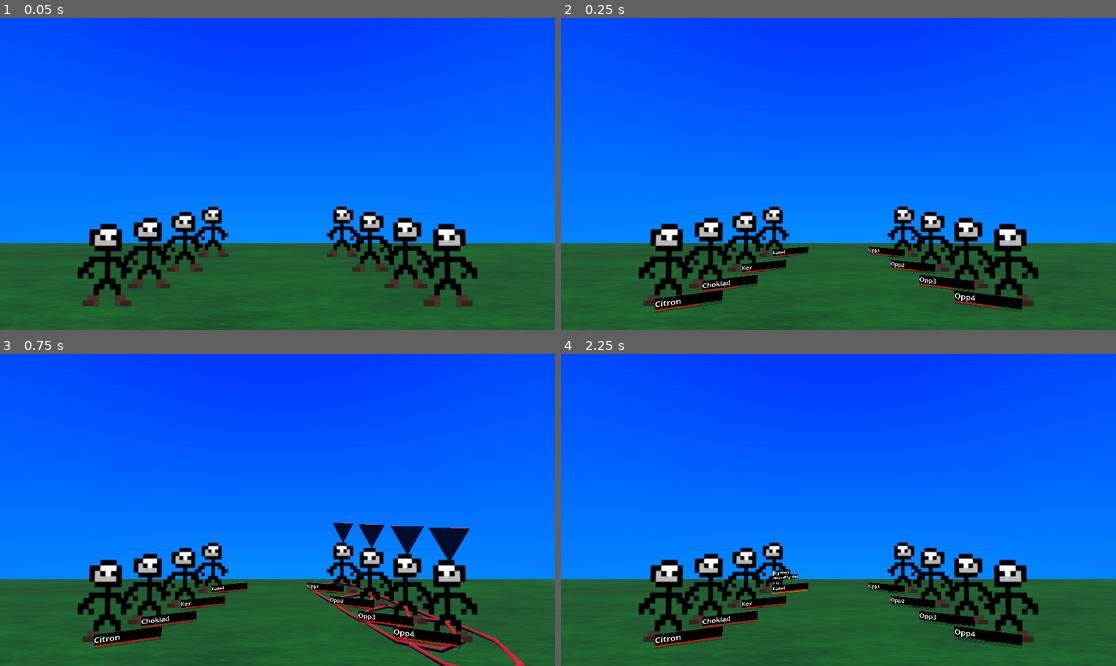
Above: before the commit, frames 1-4 (two rows, left to right).
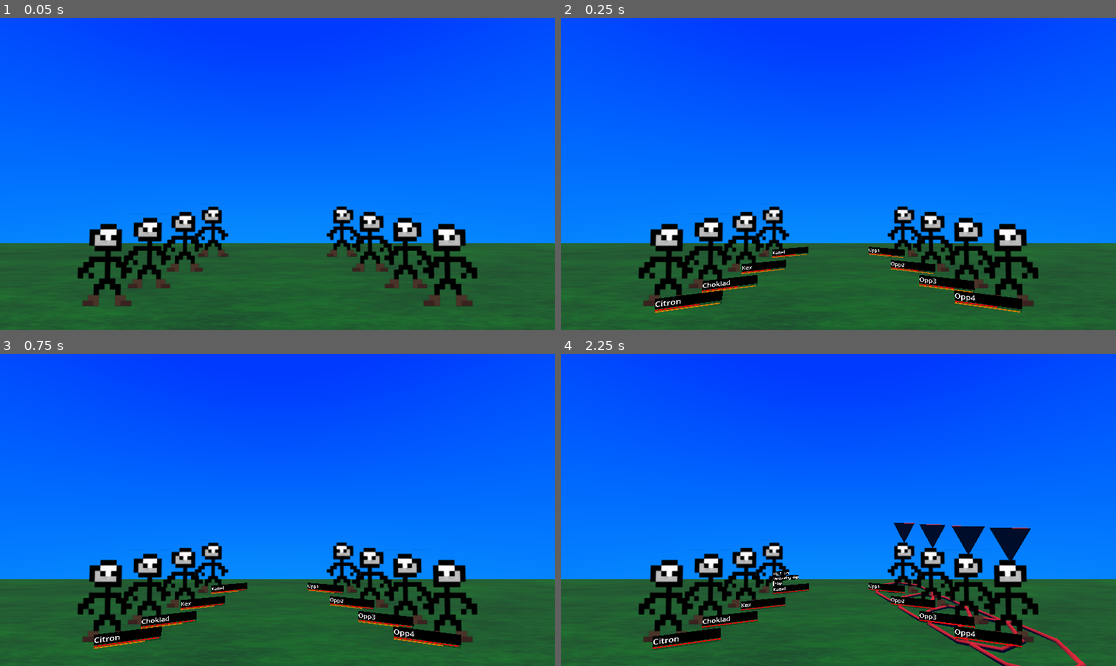
Above: after the commit, the same moments.

Repository: izzyn/MultiplayerCombatDemo
Game: Godot game, scene res://main.tscn
The game is run twice, just before and just after one commit, with the same random seed, the same clock (stepped at 60 frames per second) and the same inputs.
Inputs:
- Up to frame 1 (0.05 s): no input
- Up to frame 2 (0.25 s): no input
- Up to frame 3 (0.75 s): tap Enter (Confirm) at 0.5 s; hold Down (NavigateUp) from 0.53 s (still down); hold Enter (Confirm) from 0.53 s (still down)
- Up to frame 4 (2.25 s): release Down (NavigateUp) at 1.28 s; release Enter (Confirm) at 1.28 s; hold Up (NavigateDown) 1.28-2.03 s; tap Enter (Confirm) at 1.35 s; hold Down (NavigateUp) from 2.03 s (still down); hold Enter (Confirm) from 2.03 s (still down)

Frame 1 is identical in both runs. In frame 2, 0.2% of the frame differs, in the area x 16-83%, y 64-95%; in frame 3, 2.2%; in frame 4, 2.8%, in the area x 16-95%, y 54-100%.

Commit message:
Enemy basic AI is implemented :)

Diff:
--- a/AttackData.gd
+++ b/AttackData.gd
@@ -27,9 +27,15 @@
 var cooldown : float = 5
 
 @export
-var targets : int = 1
+var target_amount : int = 1
 
 @export
-var target : Filter
+var target_filter : Filter
 @export
 var effects : Array[Effect]
+
+func use_attack(user : CharacterData, targets : Array[CharacterData]):
+	for target in targets:
+		for effect in effects:
+			effect.enact(target)
+	pass
--- a/Camera.gd
+++ b/Camera.gd
@@ -5,11 +5,11 @@
 @onready
 var base_position = global_position
 func _process(delta: float) -> void:
-	#if target:
-	#	var target_vector = base_position.direction_to(target.global_position)
+	#if target_filter:
+	#	var target_vector = base_position.direction_to(target_filter.global_position)
 	#	var target_basis= Basis.looking_at(target_vector)
-	#	print(base_position.distance_to(target.global_position))
-	#	fov = lerpf(fov, (3*base_position.distance_to(target.global_position) - 30), delta)
+	#	print(base_position.distance_to(target_filter.global_position))
+	#	fov = lerpf(fov, (3*base_position.distance_to(target_filter.global_position) - 30), delta)
 	#	basis = basis.slerp(target_basis, 0.5)
 	#	position = base_position
 
--- a/CharacterData.gd
+++ b/CharacterData.gd
@@ -19,16 +19,19 @@
 var normal_attack : Stat
 
 @export
-var special_attack : Stat
+var magic_attack : Stat
 
 @export
 var normal_defence : Stat
 
 @export
-var special_defence : Stat
+var magic_defence : Stat
 
 @export
 var speed : Stat
+
+@export
+var targetability_factor : float = 1
 
 @export_group("AI Stats")
 enum Playstyle {Buff, Debuff, Attack}
--- a/CharacterSprite.gd
+++ b/CharacterSprite.gd
@@ -20,16 +20,17 @@
 var shake_fade_time : float = 5
 var oldhp = -1
 
-var last_max_cooldown : float
+var last_max_cooldown : float = 2
 
-var cooldown : float
-
+var cooldown : float = 2
+var rng = RandomNumberGenerator.new()
 # INTENT
-var intent_attack : int = 0
-var intent_targets : Array[CharacterSprite] = []
+var intent_attack : AttackData
+var intent_targets : Array[CharacterData] = []
 
 func _get_intent():
 	var highest_weight = -1
+	var picked_attack : AttackData
 	for i in character.attacks:
 		var type_mult = 1
 		if character.playstyle == character.Playstyle.Attack:
@@ -37,23 +38,49 @@
 				type_mult = 2
 			if i.type == i.Type.Debuff:
 				type_mult = 1.5
-			else:
-				type_mult = 1
 		elif character.playstyle == character.Playstyle.Buff:
 			if i.type == i.Type.Buff:
 				type_mult = 2
 			if i.type == i.Type.Debuff:
 				type_mult = 1.5
-			else:
-				type_mult = 1
 		elif character.playstyle == character.Playstyle.Debuff:
 			if i.type == i.Type.Debuff:
 				type_mult = 2
 			if i.type == i.Type.Attack:
 				type_mult = 1.5
-			else:
-				type_mult = 1
-		var weight = i.base_ai_weight * type_mult / i.cooldown
+		var weight = i.base_ai_weight * type_mult * rng.randf_range(1,1.5) / i.cooldown
+
+		if weight > highest_weight:
+			highest_weight = weight
+			picked_attack = i
+	intent_attack = picked_attack
+	var all_characters = get_parent().get_parent().get_all_characters()
+	var possible_targets : Array[CharacterData] = []
+	if picked_attack.target_filter:
+		possible_targets = picked_attack.target_filter.eval(character, all_characters)
+	else:
+		possible_targets = all_characters
+	if picked_attack.hits_all:
+		intent_targets = possible_targets
+		pass
+	for taregets_left in range(picked_attack.target_amount):
+		var highest_weight_target = -1
+		var picked_target : CharacterData
+		for target in possible_targets:
+			#Ensures the enemy tries to not kill itself or its allies :p
+			var hostility_factor = 1
+			if target.team != character.team and picked_attack.type == picked_attack.Type.Buff:
+				hostility_factor = 0.01
+			elif target.team == character.team and picked_attack.type != picked_attack.Type.Buff:
+				hostility_factor = 0.01
+			var weight = target.targetability_factor * rng.randf_range(1,1.5) * hostility_factor
+			if weight > highest_weight_target:
+				highest_weight_target = weight
+				picked_target = target
+		intent_targets.append(picked_target)
+		if !picked_attack.can_target_multiple_times:
+			possible_targets.erase(picked_target)
+
 	pass
 
 func _get_weights():
@@ -64,9 +91,14 @@
 		get_node("UI").scale.x *= -1
 	get_node("Node/SubViewport/VBoxContainer/PanelContainer/MarginContainer/Label").text = char_name
 	pass
+
 func _process(delta: float) -> void:
-	if intent_targets.size() == 0 and character:
+	if intent_targets.size() == 0 and character and AI_Controlled:
 		_get_intent()
+	elif intent_targets.size() != 0 and cooldown <= 0 and AI_Controlled:
+		intent_attack.use_attack(character, intent_targets)
+		last_max_cooldown = intent_attack.cooldown
+		cooldown = last_max_cooldown
 	cooldown -= delta
 	if oldhp == -1:
 		oldhp=character.hp.value
@@ -81,6 +113,7 @@
 		hpbar.value = lerpf(hpbar.value, 100 * character.hp.value/character.hp.default, delta * shake_fade_time )
 		var timebar : ProgressBar = get_node("Node/SubViewport/VBoxContainer/Timebar")
 		timebar.value = 100 * cooldown / last_max_cooldown
+
 	pass
 
 func get_random_offset():
--- /dev/null
+++ b/CombatScene.gd
@@ -0,0 +1,17 @@
+extends Node3D
+
+func get_all_sprites() -> Array[CharacterSprite]:
+	var all_sprites : Array[CharacterSprite] = []
+	for i in get_node("Friendly").get_children():
+		all_sprites.append(i)
+	for i in get_node("Enemy").get_children():
+		all_sprites.append(i)
+
+	return all_sprites
+	pass
+func get_all_characters() -> Array[CharacterData]:
+	var all_data : Array[CharacterData] = []
+	for i in get_all_sprites():
+		all_data.append(i.character)
+	return all_data
+	pass
--- a/Controller.gd
+++ b/Controller.gd
@@ -87,18 +87,12 @@
 	var attacks = actor.attacks
 	var attack : AttackData = attacks[selected_button]
 	print(attack.name)
-	var all_sprites : Array[CharacterSprite] = []
-	for i in get_node("../Friendly").get_children():
-		all_sprites.append(i)
-	for i in get_node("../Enemy").get_children():
-		all_sprites.append(i)
-	var all_data : Array[CharacterData] = []
-	for i in all_sprites:
-		all_data.append(i.character)
-	var filter_chars = attack.target.eval(actor, all_data)
+	var all_data = get_parent().get_all_characters()
+	var all_sprites = get_parent().get_all_sprites()
+	var filter_chars = attack.target_filter.eval(actor, all_data)
 	attack_target_list.clear()
 	attack_target_list.append_array(all_sprites.filter(func(x): return x.character in filter_chars))
-	remaining_choices = attack.targets
+	remaining_choices = attack.target_amount
 	if attack.hits_all:
 		for i in attack_target_list:
 			picked_targets.append(i)
--- a/Data/Characters/TestCharacter.tres
+++ b/Data/Characters/TestCharacter.tres
@@ -25,8 +25,11 @@
 id = "slap"
 name = "Slap"
 type = 2
+stat = 0
+base_ai_weight = 10.0
 hits_all = false
 can_target_multiple_times = false
+cooldown = 5.0
 targets = 1
 target = SubResource("Resource_jjsfv")
 effects = Array[ExtResource("2_wjwfd")]([SubResource("Resource_havpv")])
@@ -40,27 +43,6 @@
 metadata/_custom_type_script = "uid://w7xci5q84hvk"
 
 [sub_resource type="Resource" id="Resource_j34sr"]
-script = ExtResource("2_glowy")
-value = 100.0
-default = 100.0
-mod = 1.0
-metadata/_custom_type_script = "uid://w7xci5q84hvk"
-
-[sub_resource type="Resource" id="Resource_lof62"]
-script = ExtResource("2_glowy")
-value = 100.0
-default = 100.0
-mod = 1.0
-metadata/_custom_type_script = "uid://w7xci5q84hvk"
-
-[sub_resource type="Resource" id="Resource_icqi5"]
-script = ExtResource("2_glowy")
-value = 100.0
-default = 100.0
-mod = 1.0
-metadata/_custom_type_script = "uid://w7xci5q84hvk"
-
-[sub_resource type="Resource" id="Resource_8isu2"]
 script = ExtResource("2_glowy")
 value = 100.0
 default = 100.0
@@ -81,9 +63,6 @@
 team = false
 hp = SubResource("Resource_wjwfd")
 normal_attack = SubResource("Resource_j34sr")
-special_attack = SubResource("Resource_icqi5")
-normal_defence = SubResource("Resource_lof62")
-special_defence = SubResource("Resource_8isu2")
 speed = SubResource("Resource_didc0")
 attacks = Array[ExtResource("1_px7s8")]([SubResource("Resource_xcirw")])
 metadata/_custom_type_script = "uid://nf1cqa55mvbc"
--- a/main.tscn
+++ b/main.tscn
@@ -1,16 +1,39 @@
-[gd_scene load_steps=88 format=3 uid="uid://cqrjaicj4lgbm"]
+[gd_scene load_steps=67 format=3 uid="uid://cqrjaicj4lgbm"]
 
 [ext_resource type="PackedScene" uid="uid://d26jdwk2oi2rp" path="res://character.tscn" id="1_0xm2m"]
+[ext_resource type="Script" uid="uid://cgpy04sb2ti5k" path="res://CombatScene.gd" id="1_efxa6"]
 [ext_resource type="Script" uid="uid://waulf1wnbmcm" path="res://Controller.gd" id="2_0xm2m"]
 [ext_resource type="Script" uid="uid://dev3bbs8234ul" path="res://AttackData.gd" id="2_5vw27"]
 [ext_resource type="Script" uid="uid://chal40igpet32" path="res://Data/Effect/Effect.gd" id="3_kek77"]
 [ext_resource type="Script" uid="uid://b02gidehqotp1" path="res://Data/Effect/StatChange.gd" id="4_4c57u"]
 [ext_resource type="Script" uid="uid://d0jjmkvmmnkcq" path="res://Camera.gd" id="5_4c57u"]
-[ext_resource type="Script" uid="uid://xspn7atwwsb3" path="res://Data/Filters/FilterTeam.gd" id="5_efxa6"]
 [ext_resource type="Script" uid="uid://w7xci5q84hvk" path="res://Data/Stat.gd" id="6_dg77c"]
 [ext_resource type="Script" uid="uid://nf1cqa55mvbc" path="res://CharacterData.gd" id="7_ycdy4"]
+[ext_resource type="Script" uid="uid://xspn7atwwsb3" path="res://Data/Filters/FilterTeam.gd" id="9_efxa6"]
 [ext_resource type="PackedScene" uid="uid://bkivihrkixbmx" path="res://Selection.tscn" id="9_kek77"]
 
+[sub_resource type="Resource" id="Resource_4c57u"]
+script = ExtResource("4_4c57u")
+type = 0
+amount = -10.0
+exceed_default = false
+stat_name = "hp"
+metadata/_custom_type_script = "uid://b02gidehqotp1"
+
+[sub_resource type="Resource" id="Resource_efxa6"]
+script = ExtResource("2_5vw27")
+id = ""
+name = ""
+type = 2
+stat = 0
+base_ai_weight = 10.0
+hits_all = false
+can_target_multiple_times = false
+cooldown = 5.0
+target_amount = 1
+effects = Array[ExtResource("3_kek77")]([SubResource("Resource_4c57u")])
+metadata/_custom_type_script = "uid://dev3bbs8234ul"
+
 [sub_resource type="Resource" id="Resource_5vw27"]
 script = ExtResource("6_dg77c")
 value = 100.0
@@ -19,27 +42,6 @@
 metadata/_custom_type_script = "uid://w7xci5q84hvk"
 
 [sub_resource type="Resource" id="Resource_kek77"]
-script = ExtResource("6_dg77c")
-value = 100.0
-default = 100.0
-mod = 1.0
-metadata/_custom_type_script = "uid://w7xci5q84hvk"
-
-[sub_resource type="Resource" id="Resource_4c57u"]
-script = ExtResource("6_dg77c")
-value = 100.0
-default = 100.0
-mod = 1.0
-metadata/_custom_type_script = "uid://w7xci5q84hvk"
-
-[sub_resource type="Resource" id="Resource_efxa6"]
-script = ExtResource("6_dg77c")
-value = 100.0
-default = 100.0
-mod = 1.0
-metadata/_custom_type_script = "uid://w7xci5q84hvk"
-
-[sub_resource type="Resource" id="Resource_dg77c"]
 script = ExtResource("6_dg77c")
 value = 100.0
 default = 100.0
@@ -60,11 +62,9 @@
 team = false
 hp = SubResource("Resource_5vw27")
 normal_attack = SubResource("Resource_kek77")
-special_attack = SubResource("Resource_efxa6")
-normal_defence = SubResource("Resource_4c57u")
-special_defence = SubResource("Resource_dg77c")
 speed = SubResource("Resource_ycdy4")
-attacks = Array[ExtResource("2_5vw27")]([])
+targetability_factor = 1.0
+attacks = Array[ExtResource("2_5vw27")]([SubResource("Resource_efxa6")])
 metadata/_custom_type_script = "uid://nf1cqa55mvbc"
 
 [sub_resource type="Resource" id="Resource_d2t1y"]
@@ -75,27 +75,6 @@
 metadata/_custom_type_script = "uid://w7xci5q84hvk"
 
 [sub_resource type="Resource" id="Resource_gngh3"]
-script = ExtResource("6_dg77c")
-value = 100.0
-default = 100.0
-mod = 1.0
-metadata/_custom_type_script = "uid://w7xci5q84hvk"
-
-[sub_resource type="Resource" id="Resource_0n3wm"]
-script = ExtResource("6_dg77c")
-value = 100.0
-default = 100.0
-mod = 1.0
-metadata/_custom_type_script = "uid://w7xci5q84hvk"
-
-[sub_resource type="Resource" id="Resource_qnost"]
-script = ExtResource("6_dg77c")
-value = 100.0
-default = 100.0
-mod = 1.0
-metadata/_custom_type_script = "uid://w7xci5q84hvk"
-
-[sub_resource type="Resource" id="Resource_wnkbs"]
 script = ExtResource("6_dg77c")
 value = 100.0
 default = 100.0
@@ -116,11 +95,9 @@
 team = false
 hp = SubResource("Resource_d2t1y")
 normal_attack = SubResource("Resource_gngh3")
-special_attack = SubResource("Resource_qnost")
-normal_defence = SubResource("Resource_0n3wm")
-special_defence = SubResource("Resource_wnkbs")
 speed = SubResource("Resource_f6a44")
-attacks = Array[ExtResource("2_5vw27")]([])
+targetability_factor = 1.0
+attacks = Array[ExtResource("2_5vw27")]([SubResource("Resource_efxa6")])
 metadata/_custom_type_script = "uid://nf1cqa55mvbc"
 
 [sub_resource type="Resource" id="Resource_hrvbo"]
@@ -131,27 +108,6 @@
 metadata/_custom_type_script = "uid://w7xci5q84hvk"
 
 [sub_resource type="Resource" id="Resource_uypp3"]
-script = ExtResource("6_dg77c")
-value = 100.0
-default = 100.0
-mod = 1.0
-metadata/_custom_type_script = "uid://w7xci5q84hvk"
-
-[sub_resource type="Resource" id="Resource_blkrb"]
-script = ExtResource("6_dg77c")
-value = 100.0
-default = 100.0
-mod = 1.0
-metadata/_custom_type_script = "uid://w7xci5q84hvk"
-
-[sub_resource type="Resource" id="Resource_abqjc"]
-script = ExtResource("6_dg77c")
-value = 100.0
-default = 100.0
-mod = 1.0
-metadata/_custom_type_script = "uid://w7xci5q84hvk"
-
-[sub_resource type="Resource" id="Resource_6iyjs"]
 script = ExtResource("6_dg77c")
 value = 100.0
 default = 100.0
@@ -172,11 +128,9 @@
 team = false
 hp = SubResource("Resource_hrvbo")
 normal_attack = SubResource("Resource_uypp3")
-special_attack = SubResource("Resource_abqjc")
-normal_defence = SubResource("Resource_blkrb")
-special_defence = SubResource("Resource_6iyjs")
 speed = SubResource("Resource_4w656")
-attacks = Array[ExtResource("2_5vw27")]([])
+targetability_factor = 1.0
+attacks = Array[ExtResource("2_5vw27")]([SubResource("Resource_efxa6")])
 metadata/_custom_type_script = "uid://nf1cqa55mvbc"
 
 [sub_resource type="Resource" id="Resource_rnkwl"]
@@ -187,27 +141,6 @@
 metadata/_custom_type_script = "uid://w7xci5q84hvk"
 
 [sub_resource type="Resource" id="Resource_vke2r"]
-script = ExtResource("6_dg77c")
-value = 100.0
-default = 100.0
-mod = 1.0
-metadata/_custom_type_script = "uid://w7xci5q84hvk"
-
-[sub_resource type="Resource" id="Resource_uit24"]
-script = ExtResource("6_dg77c")
-value = 100.0
-default = 100.0
-mod = 1.0
-metadata/_custom_type_script = "uid://w7xci5q84hvk"
-
-[sub_resource type="Resource" id="Resource_ruth0"]
-script = ExtResource("6_dg77c")
-value = 100.0
-default = 100.0
-mod = 1.0
-metadata/_custom_type_script = "uid://w7xci5q84hvk"
-
-[sub_resource type="Resource" id="Resource_rm4vd"]
 script = ExtResource("6_dg77c")
 value = 100.0
 default = 100.0
@@ -228,11 +161,9 @@
 team = false
 hp = SubResource("Resource_rnkwl")
 normal_attack = SubResource("Resource_vke2r")
-special_attack = SubResource("Resource_ruth0")
-normal_defence = SubResource("Resource_uit24")
-special_defence = SubResource("Resource_rm4vd")
 speed = SubResource("Resource_pjyto")
-attacks = Array[ExtResource("2_5vw27")]([])
+targetability_factor = 1.0
+attacks = Array[ExtResource("2_5vw27")]([SubResource("Resource_efxa6")])
 metadata/_custom_type_script = "uid://nf1cqa55mvbc"
 
 [sub_resource type="Gradient" id="Gradient_ig7tw"]
@@ -299,8 +230,8 @@
 hits_all = false
 can_target_multiple_times = false
 cooldown = 5.0
-targets = 2
-target = SubResource("Resource_jjsfv")
+target_amount = 1
+target_filter = SubResource("Resource_dg77c")
 effects = Array[ExtResource("3_kek77")]([SubResource("Resource_havpv")])
 metadata/_custom_type_script = "uid://dev3bbs8234ul"
 
@@ -327,8 +258,8 @@
 hits_all = false
 can_target_multiple_times = false
 cooldown = 5.0
-targets = 1
-target = SubResource("Resource_ntx8l")
+target_amount = 1
+target_filter = SubResource("Resource_2cqfq")
 effects = Array[ExtResource("3_kek77")]([SubResource("Resource_uatky")])
 metadata/_custom_type_script = "uid://dev3bbs8234ul"
 
@@ -355,8 +286,8 @@
 hits_all = true
 can_target_multiple_times = false
 cooldown = 50.0
-targets = 1
-target = SubResource("Resource_wu3dr")
+target_amount = 1
+target_filter = SubResource("Resource_yaehf")
 effects = Array[ExtResource("3_kek77")]([SubResource("Resource_1vm84")])
 metadata/_custom_type_script = "uid://dev3bbs8234ul"
 
@@ -368,27 +299,6 @@
 metadata/_custom_type_script = "uid://w7xci5q84hvk"
 
 [sub_resource type="Resource" id="Resource_vivmo"]
-script = ExtResource("6_dg77c")
-value = 100.0
-default = 100.0
-mod = 1.0
-metadata/_custom_type_script = "uid://w7xci5q84hvk"
-
-[sub_resource type="Resource" id="Resource_2cqfq"]
-script = ExtResource("6_dg77c")
-value = 100.0
-default = 100.0
-mod = 1.0
-metadata/_custom_type_script = "uid://w7xci5q84hvk"
-
-[sub_resource type="Resource" id="Resource_yaehf"]
-script = ExtResource("6_dg77c")
-value = 100.0
-default = 100.0
-mod = 1.0
-metadata/_custom_type_script = "uid://w7xci5q84hvk"
-
-[sub_resource type="Resource" id="Resource_074og"]
 script = ExtResource("6_dg77c")
 value = 100.0
 default = 100.0
@@ -409,10 +319,8 @@
 team = true
 hp = SubResource("Resource_w48qg")
 normal_attack = SubResource("Resource_vivmo")
-special_attack = SubResource("Resource_yaehf")
-normal_defence = SubResource("Resource_2cqfq")
-special_defence = SubResource("Resource_074og")
 speed = SubResource("Resource_cegan")
+targetability_factor = 1.0
 attacks = Array[ExtResource("2_5vw27")]([SubResource("Resource_xcirw"), SubResource("Resource_b17eg"), SubResource("Resource_rqtf5")])
 metadata/_custom_type_script = "uid://nf1cqa55mvbc"
 
@@ -424,27 +332,6 @@
 metadata/_custom_type_script = "uid://w7xci5q84hvk"
 
 [sub_resource type="Resource" id="Resource_ryguw"]
-script = ExtResource("6_dg77c")
-value = 100.0
-default = 100.0
-mod = 1.0
-metadata/_custom_type_script = "uid://w7xci5q84hvk"
-
-[sub_resource type="Resource" id="Resource_d13ii"]
-script = ExtResource("6_dg77c")
-value = 100.0
-default = 100.0
-mod = 1.0
-metadata/_custom_type_script = "uid://w7xci5q84hvk"
-
-[sub_resource type="Resource" id="Resource_1u8w0"]
-script = ExtResource("6_dg77c")
-value = 100.0
-default = 100.0
-mod = 1.0
-metadata/_custom_type_script = "uid://w7xci5q84hvk"
-
-[sub_resource type="Resource" id="Resource_0odxb"]
 script = ExtResource("6_dg77c")
 value = 100.0
 default = 100.0
@@ -465,10 +352,8 @@
 team = true
 hp = SubResource("Resource_getpj")
 normal_attack = SubResource("Resource_ryguw")
-special_attack = SubResource("Resource_1u8w0")
-normal_defence = SubResource("Resource_d13ii")
-special_defence = SubResource("Resource_0odxb")
 speed = SubResource("Resource_lswn8")
+targetability_factor = 1.0
 attacks = Array[ExtResource("2_5vw27")]([SubResource("Resource_xcirw")])
 metadata/_custom_type_script = "uid://nf1cqa55mvbc"
 
@@ -480,27 +365,6 @@
 metadata/_custom_type_script = "uid://w7xci5q84hvk"
 
 [sub_resource type="Resource" id="Resource_qsp4k"]
-script = ExtResource("6_dg77c")
-value = 100.0
-default = 100.0
-mod = 1.0
-metadata/_custom_type_script = "uid://w7xci5q84hvk"
-
-[sub_resource type="Resource" id="Resource_kq58d"]
-script = ExtResource("6_dg77c")
-value = 100.0
-default = 100.0
-mod = 1.0
-metadata/_custom_type_script = "uid://w7xci5q84hvk"
-
-[sub_resource type="Resource" id="Resource_seu75"]
-script = ExtResource("6_dg77c")
-value = 100.0
-default = 100.0
-mod = 1.0
-metadata/_custom_type_script = "uid://w7xci5q84hvk"
-
-[sub_resource type="Resource" id="Resource_htxhm"]
 script = ExtResource("6_dg77c")
 value = 100.0
 default = 100.0
@@ -521,10 +385,8 @@
 team = true
 hp = SubResource("Resource_xuqvo")
 normal_attack = SubResource("Resource_qsp4k")
-special_attack = SubResource("Resource_seu75")
-normal_defence = SubResource("Resource_kq58d")
-special_defence = SubResource("Resource_htxhm")
 speed = SubResource("Resource_jq2sk")
+targetability_factor = 1.0
 attacks = Array[ExtResource("2_5vw27")]([SubResource("Resource_xcirw")])
 metadata/_custom_type_script = "uid://nf1cqa55mvbc"
 
@@ -536,27 +398,6 @@
 metadata/_custom_type_script = "uid://w7xci5q84hvk"
 
 [sub_resource type="Resource" id="Resource_ok6jj"]
-script = ExtResource("6_dg77c")
-value = 100.0
-default = 100.0
-mod = 1.0
-metadata/_custom_type_script = "uid://w7xci5q84hvk"
-
-[sub_resource type="Resource" id="Resource_facbu"]
-script = ExtResource("6_dg77c")
-value = 100.0
-default = 100.0
-mod = 1.0
-metadata/_custom_type_script = "uid://w7xci5q84hvk"
-
-[sub_resource type="Resource" id="Resource_b1qrp"]
-script = ExtResource("6_dg77c")
-value = 100.0
-default = 100.0
-mod = 1.0
-metadata/_custom_type_script = "uid://w7xci5q84hvk"
-
-[sub_resource type="Resource" id="Resource_come4"]
 script = ExtResource("6_dg77c")
 value = 100.0
 default = 100.0
@@ -577,10 +418,8 @@
 team = true
 hp = SubResource("Resource_0rl1p")
 normal_attack = SubResource("Resource_ok6jj")
-special_attack = SubResource("Resource_b1qrp")
-normal_defence = SubResource("Resource_facbu")
-special_defence = SubResource("Resource_come4")
 speed = SubResource("Resource_h8e4i")
+targetability_factor = 1.0
 attacks = Array[ExtResource("2_5vw27")]([SubResource("Resource_xcirw")])
 metadata/_custom_type_script = "uid://nf1cqa55mvbc"
 
@@ -592,6 +431,7 @@
 border_width_bottom = 10
 
 [node name="Main" type="Node3D"]
+script = ExtResource("1_efxa6")
 
 [node name="Enemy" type="Node3D" parent="."]
 transform = Transform3D(-1, 0, 0, 0, 1, 0, 0, 0, 1, 0, 0, 0)
@@ -600,24 +440,28 @@
 transform = Transform3D(1.00346, 0, 0, 0, 1.00346, 0, 0, 0, 1.00346, -10, 0, 7)
 character = SubResource("Resource_0cp0l")
 flipped_text = true
+AI_Controlled = true
 char_name = "Opp1"
 
 [node name="Character2" parent="Enemy" instance=ExtResource("1_0xm2m")]
 transform = Transform3D(1, 0, 0, 0, 1, 0, 0, 0, 1, -12, 0, 12)
 character = SubResource("Resource_0cbny")
 flipped_text = true
+AI_Controlled = true
 char_name = "Opp2"
 
 [node name="Character3" parent="Enemy" instance=ExtResource("1_0xm2m")]
 transform = Transform3D(1, 0, 0, 0, 1, 0, 0, 0, 1, -14, 0, 16)
 character = SubResource("Resource_e71vb")
 flipped_text = true
+AI_Controlled = true
 char_name = "Opp3"
 
 [node name="Character4" parent="Enemy" instance=ExtResource("1_0xm2m")]
 transform = Transform3D(1, 0, 0, 0, 1, 0, 0, 0, 1, -16, 0, 19)
 character = SubResource("Resource_sm6fg")
 flipped_text = true
+AI_Controlled = true
 char_name = "Opp4"
 
 [node name="MeshInstance3D" type="MeshInstance3D" parent="."]
Not shown, added: CombatScene.gd.uid
Not shown: 1 places in Data/Characters/TestCharacter.tres that only renumber resources
Not shown: 3 places in main.tscn that only renumber resources
